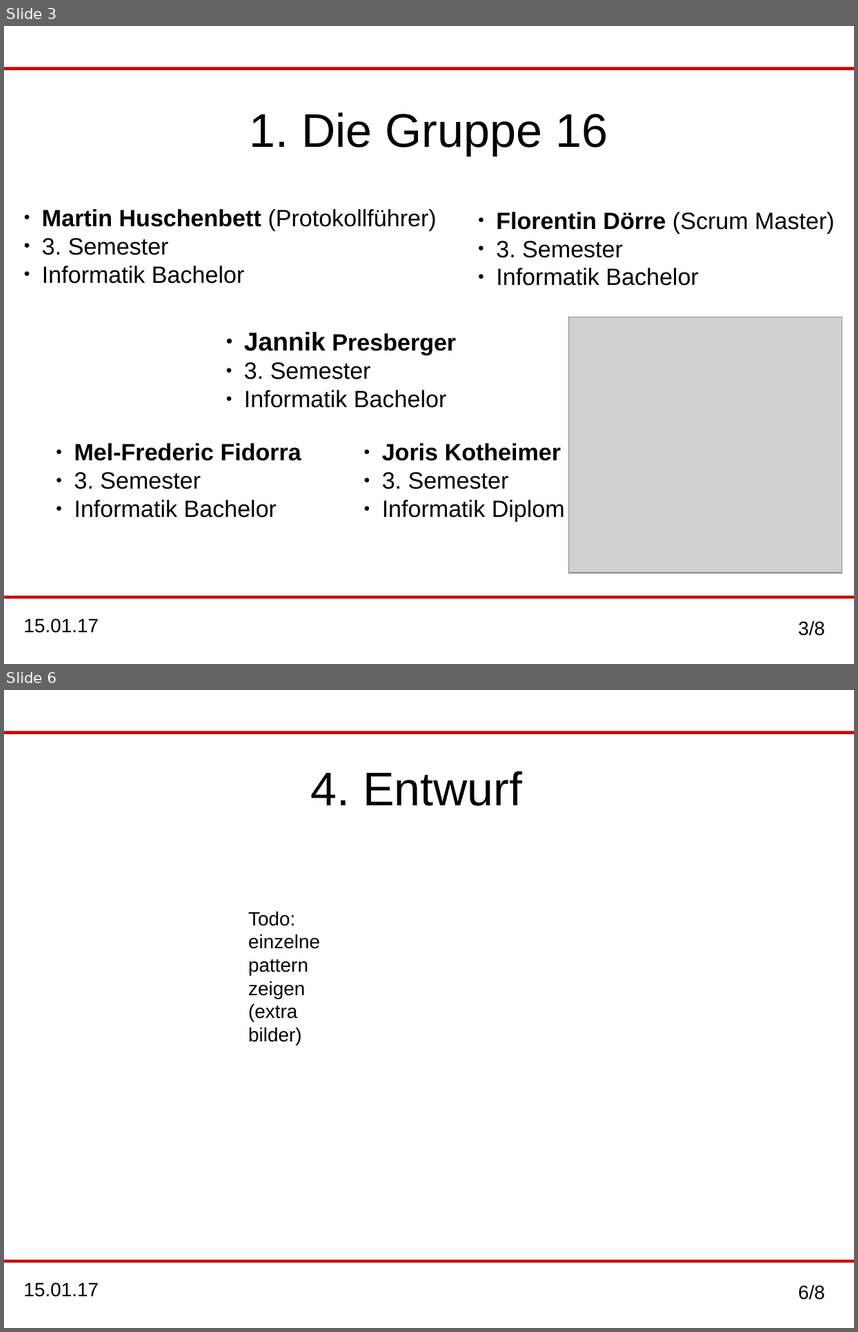
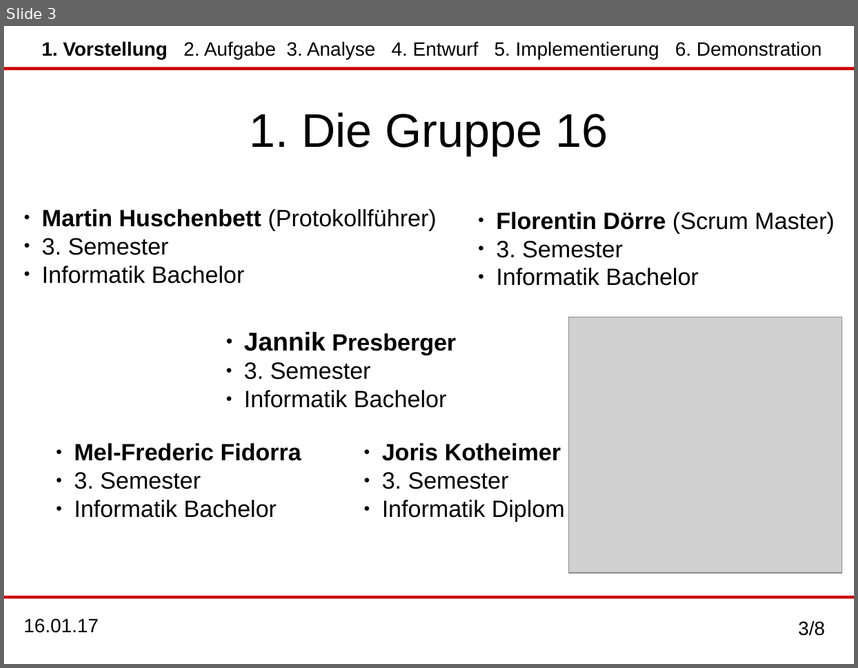
Before and after one commit to MaHusch/SWT-Project-Copy, a slide deck: organisation_final/Endpraesentation/End_praesentation.odp. Shown one above the other, each under a label of ours: slides 3 and 6 before the commit, slide 3 after it; the slides between them are not shown. The pictures are 858x1332 and 858x668 pixels, drawn with LibreOffice and Linux fonts; fonts in the diff are those of the drawing; grey boxes stand for pictures. Boxes give left, top, right and bottom in pixels: in the first picture for what was removed or moved away, otherwise in the second. Text is boxed around its words. In the diff, an @@ line names an element or a change of style, - is before the commit and + after.

```diff
--- a/organisation_final/Endpraesentation/End_praesentation.odp
+++ b/organisation_final/Endpraesentation/End_praesentation.odp
@@ slide 6 removed at box(4, 690, 854, 1328), background #FFFFFF; not listed: 4 template elements that a slide beside it also shows @@
@@ title removed at box(310, 771, 522, 806) @@
-4. Entwurf
@@ text removed at box(248, 911, 320, 1045) @@
-Todo: einzelne pattern zeigen (extra bilder)
@@ slide 3 changed as well @@
@@ text added at box(42, 41, 822, 60), 18 pt, text #000000 @@
+1. Vorstellung 2. Aufgabe 3. Analyse 4. Entwurf 5. Implementierung 6. Demonstration
@@ text at box(24, 618, 99, 633): text changed @@
-15.01.17
+16.01.17
```
Also in this commit, not shown: 2 other slides changed, 5 slides added, 4 other slides removed, 1 other file.
